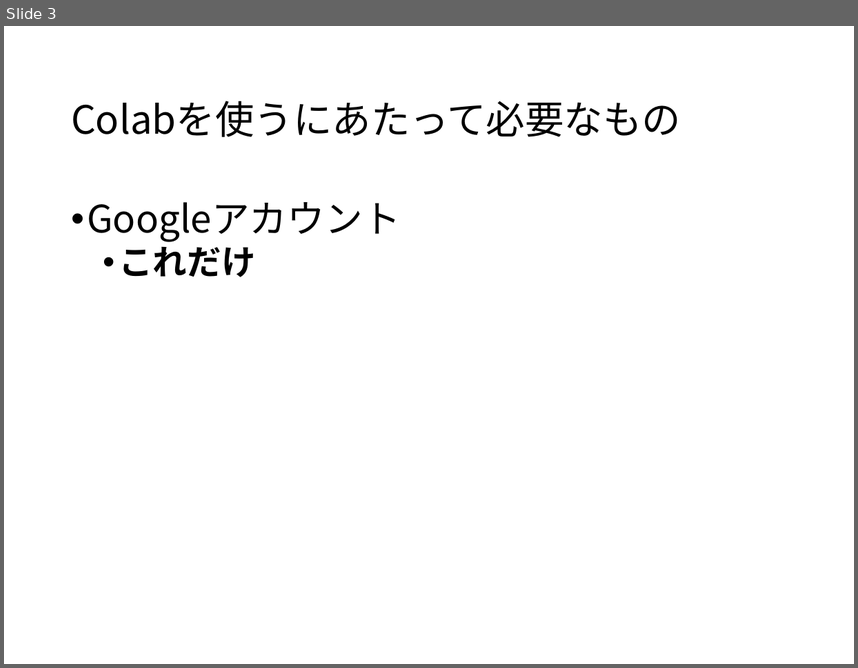
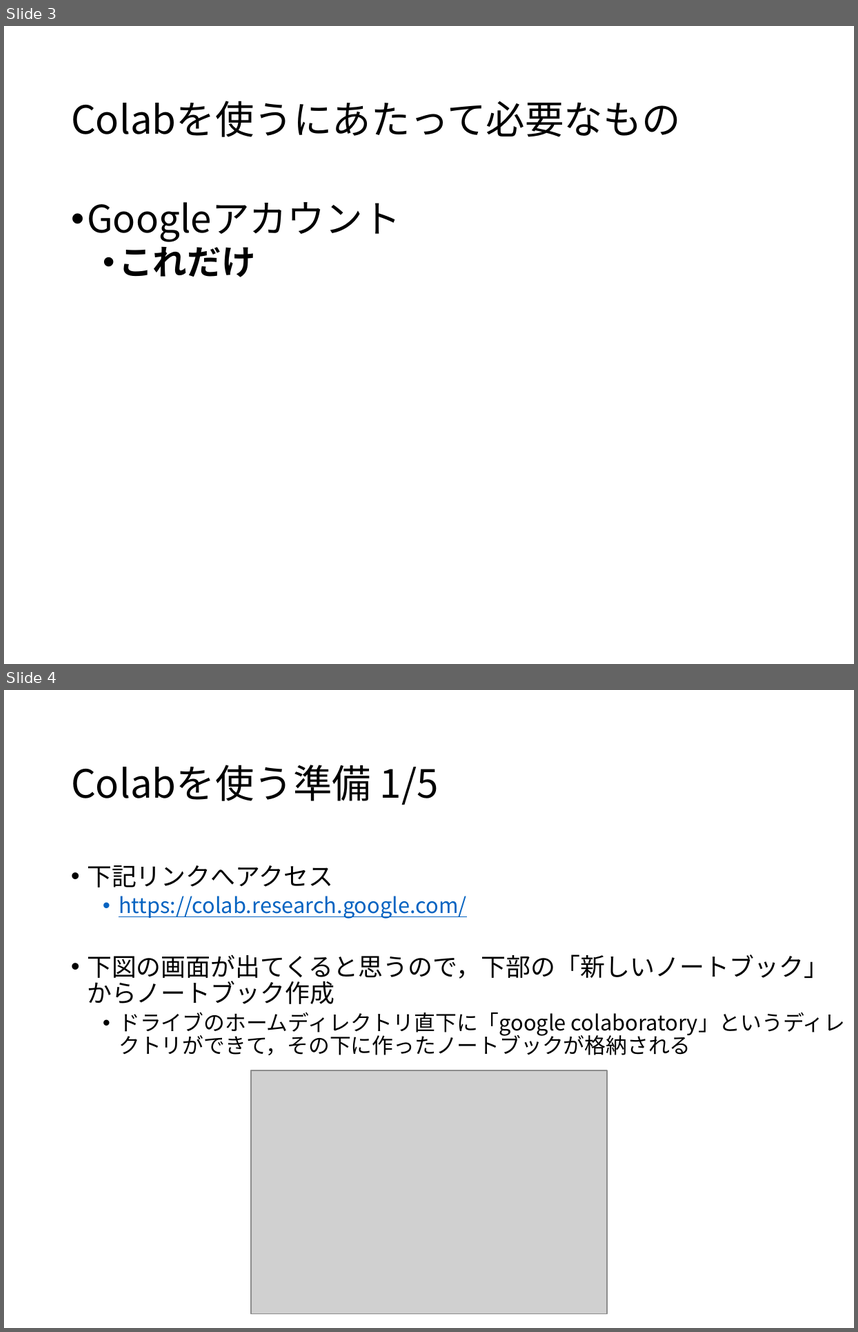
Before and after one commit to iplab-ubiquitous/DeepLearningLearning2019, a slide deck: GoogleColab_Setup.pptx. Shown one above the other, each under a label of ours: slide 3 before the commit, slides 3 and 4 after it. The pictures are 858x668 and 858x1332 pixels, drawn with LibreOffice and Linux fonts; fonts in the diff are those of the drawing; grey boxes stand for pictures. Boxes give left, top, right and bottom in pixels: in the first picture for what was removed or moved away, otherwise in the second. Text is boxed around its words. In the diff, an @@ line names an element or a change of style, - is before the commit and + after.

```diff
--- a/GoogleColab_Setup.pptx
+++ b/GoogleColab_Setup.pptx
@@ slide 4 added at (4,690,854,1328), background #FFFFFF @@
@@ title added at (71,765,439,805), 33 pt, text #000000 @@
+Colabを使う準備 1/5
@@ text added at (87,865,846,1055), 18 pt, text #000000 @@
+• 下記リンクへアクセス
+  • https://colab.research.google.com/
+• 下図の画面が出てくると思うので，下部の「新しいノートブック」からノートブック作成
+  • ドライブのホームディレクトリ直下に「google colaboratory」というディレクトリができて，その下に作ったノートブックが格納される
@@ picture added at (252,1070,608,1313) @@
```
Also in this commit, not shown: 1 slide changed, 8 other slides added, 1 slide removed, 12 other files.
